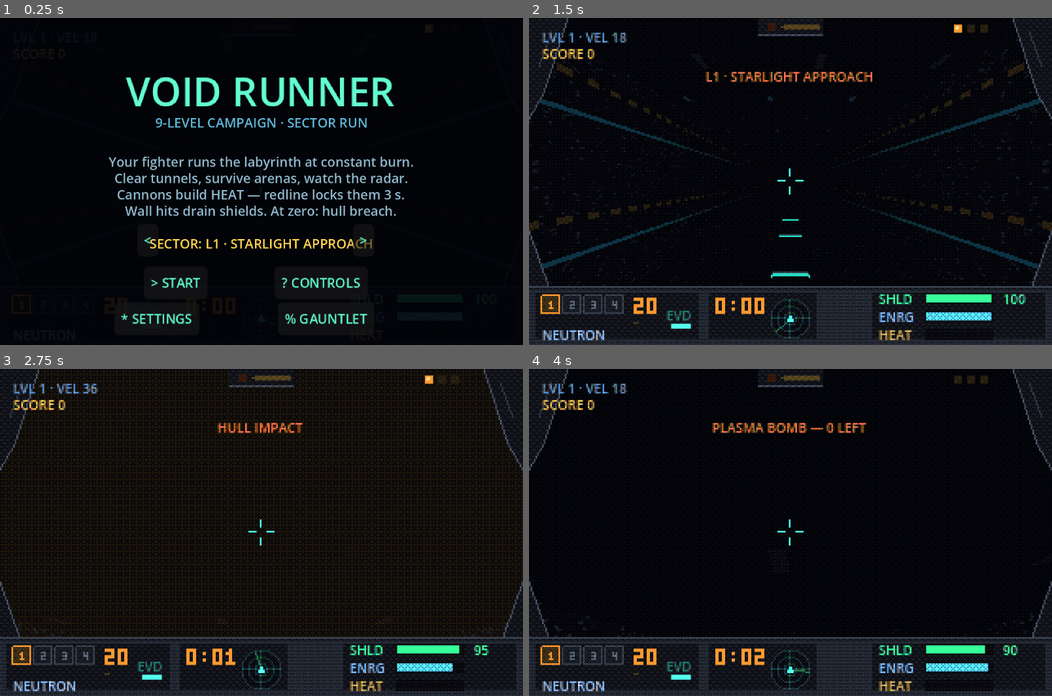
Above: before the commit, frames 1-4 (two rows, left to right).
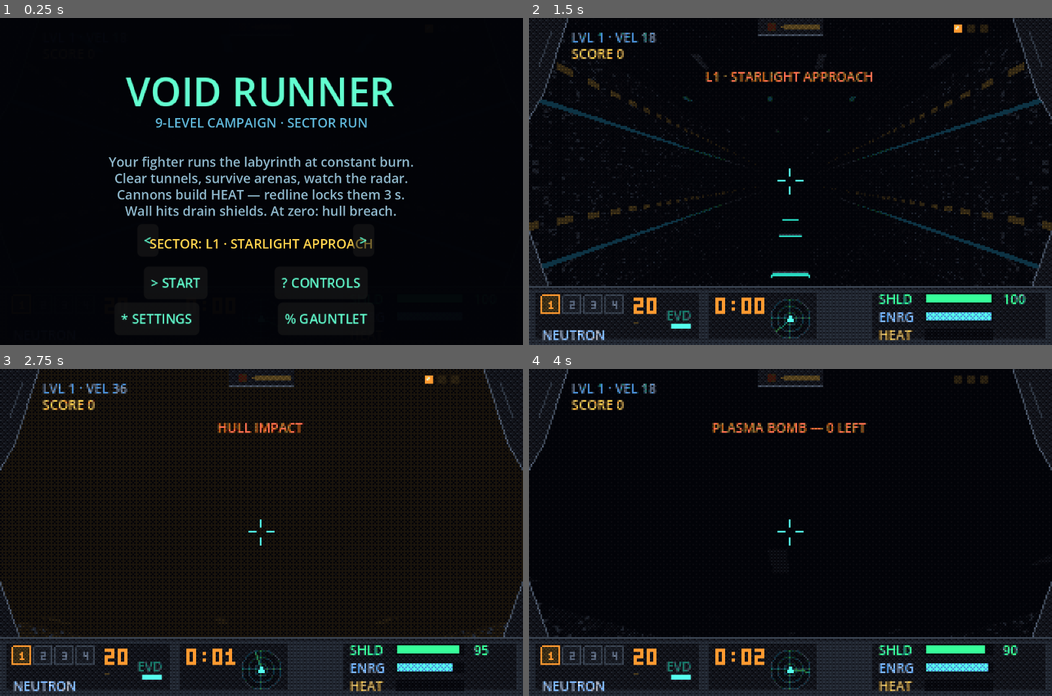
Above: after the commit, the same moments.

Repository: NCSTATEPACK16/VoidRunner
Game: Godot game, scene res://scenes/game.tscn
The game is run twice, just before and just after one commit, with the same random seed, the same clock (stepped at 60 frames per second) and the same inputs.
Inputs (mouse positions are in pixels of both pictures, inside the frame that each line leads up to):
- Up to frame 1 (0.25 s): no input
- Up to frame 2 (1.5 s): click "> START" at 0.5 s; click "> LAUNCH" at 1.25 s
- Up to frame 3 (2.75 s): tap Enter (pause_game) at 2 s; move the mouse to (287, 532) at 2.02 s; hold Up (steer_up) from 2.03 s (still down); hold W (boost) from 2.03 s (still down); click (287, 532) at 2.17 s
- Up to frame 4 (4 s): keep holding Up (steer_up); move the mouse to (764, 532) at 2.77 s; release W (boost) at 2.78 s; tap Space (fire) at 2.85 s; move the mouse to (800, 525) at 3.52 s; hold P (plasma_bomb) from 3.53 s (still down)

The runs differ from the first frame. In frame 2, 0.9% of the frame differs, in the area x 0-100%, y 4-67%; in frame 3, 0.7%; in frame 4, 0.7%.

Commit message:
Polish: level-clear layout, brighter tunnel, score placement, amber terminal mode
- Level-clear screen: reflowed body/RANK/button so the 4-line tally (now with the
  SECRETS line) no longer collides with RANK or NEXT; overlay bumped to near-opaque
  so the HUD stops bleeding through result screens.
- Tunnel light: headlight energy 1.25->1.7 / range 70->95 and ambient 0.75->0.95 so
  the mid-distance corridor reads, without losing the fog-to-black far end.
- HUD score: moved LVL/SCORE/COMBO right of the left canopy strut (was clipped to
  'ORE ...' behind the frame).
- New AMBER TERMINAL settings toggle: an amber-monochrome 'terminal' view mode via
  the existing dither shader (luminance -> dithered amber phosphor ramp); persisted
  in settings.cfg, forces the dither layer visible when on.
- Test infra: perf_probe rail-steer + level-select env flags; capture_verify scene
  for visual regression shots. Web build re-exported to dist/.

Co-Authored-By: Claude Fable 5 <noreply@anthropic.com>

Diff:
--- a/scripts/game.gd
+++ b/scripts/game.gd
@@ -25,6 +25,7 @@
 var overlays: Overlays
 var view: SubViewport
 var dither_layer: CanvasLayer   # Phase H: toggled by the settings menu
+var _dither_mat: ShaderMaterial   # so the amber "terminal" uniform can be flipped
 var env: Environment            # K1: per-level fog/ambient moods retune this
 
 var _fire_cd := 0.0
@@ -134,8 +135,10 @@
 	for l in levels:
 		level_names.append(l.display_name)
 	overlays.set_campaign(level_names)   # Phase J sector select
-	# Phase H: dither layer follows the settings toggle; apply saved settings now
-	GameState.dither_toggled.connect(func(on: bool) -> void: dither_layer.visible = on)
+	# Phase H + V2.0: the dither layer hosts both the palette dither and the amber
+	# terminal mode; either being on keeps the layer visible.
+	GameState.dither_toggled.connect(func(_on: bool) -> void: _refresh_view_fx())
+	GameState.amber_toggled.connect(func(_on: bool) -> void: _refresh_view_fx())
 	GameState.apply_settings()
 	# idle backdrop behind the start screen (v2.2 does the same)
 	_load_level_world(0)
@@ -173,8 +176,8 @@
 	env.background_mode = Environment.BG_COLOR
 	env.background_color = Color.BLACK
 	env.ambient_light_source = Environment.AMBIENT_SOURCE_COLOR
-	env.ambient_light_color = Color("16181e")
-	env.ambient_light_energy = 0.75
+	env.ambient_light_color = Color("1b1e26")
+	env.ambient_light_energy = 0.95   # lifts the base tunnel a touch; fog still eats the far end
 	env.fog_enabled = true
 	env.fog_mode = Environment.FOG_MODE_DEPTH
 	env.fog_light_color = Color.BLACK
@@ -194,6 +197,14 @@
 		fog_end = maxf(fog_end, 110.0)
 	env.fog_depth_end = fog_end
 	env.ambient_light_color = theme.get("amb", Color("16181e"))
+
+
+## Dither layer visibility + amber uniform follow the two view settings. The amber
+## terminal effect lives inside the dither shader, so amber-on forces the layer
+## visible even if plain dither is off.
+func _refresh_view_fx() -> void:
+	dither_layer.visible = GameState.dither_enabled or GameState.amber_mode
+	_dither_mat.set_shader_parameter("amber", 1.0 if GameState.amber_mode else 0.0)
 
 
 ## Phase G2: palette-quantize + Bayer-dither the finished frame (3D + HUD, not the
@@ -217,6 +228,7 @@
 	layer.add_child(rect)
 	view.add_child(layer)
 	dither_layer = layer
+	_dither_mat = mat
 
 
 # ---------- level lifecycle ----------
--- a/scripts/game_state.gd
+++ b/scripts/game_state.gd
@@ -193,11 +193,13 @@
 
 # --- Phase H: player settings, persisted to user://settings.cfg ---
 signal dither_toggled(on: bool)
+signal amber_toggled(on: bool)   # V2.0: amber "terminal" view mode
 
 var master_volume := 0.8
 var mouse_sens_mult := 1.0
 var dither_enabled := true
 var gamepad_enabled := false   # K6: opt-in, never default
+var amber_mode := false        # amber-monochrome terminal look (via the dither shader)
 
 
 ## Push current settings to the engine (audio bus + dither layer via signal) and save.
@@ -205,6 +207,7 @@
 	var db := linear_to_db(master_volume) if master_volume > 0.001 else -80.0
 	AudioServer.set_bus_volume_db(AudioServer.get_bus_index("Master"), db)
 	dither_toggled.emit(dither_enabled)
+	amber_toggled.emit(amber_mode)
 	InputSetup.set_gamepad(gamepad_enabled)
 	_save_settings()
 
@@ -216,6 +219,7 @@
 		mouse_sens_mult = cfg.get_value("settings", "sens", mouse_sens_mult)
 		dither_enabled = cfg.get_value("settings", "dither", dither_enabled)
 		gamepad_enabled = cfg.get_value("settings", "gamepad", gamepad_enabled)
+		amber_mode = cfg.get_value("settings", "amber", amber_mode)
 
 
 func _save_settings() -> void:
@@ -224,6 +228,7 @@
 	cfg.set_value("settings", "sens", mouse_sens_mult)
 	cfg.set_value("settings", "dither", dither_enabled)
 	cfg.set_value("settings", "gamepad", gamepad_enabled)
+	cfg.set_value("settings", "amber", amber_mode)
 	cfg.save("user://settings.cfg")
 
 
--- a/scripts/hud.gd
+++ b/scripts/hud.gd
@@ -89,10 +89,12 @@
 	_boss_name.size = Vector2(W, 10)
 	_boss_name.horizontal_alignment = HORIZONTAL_ALIGNMENT_CENTER
 	_boss_name.visible = false
-	_level_speed = _label(root, Vector2(8, 6), "LVL 1 · VEL 18", Color("5fb6d8"), 8)
-	_score = _label(root, Vector2(8, 16), "SCORE 0", Color("ffd34d"), 8)
+	# x=26 clears the left canopy strut (it reaches ~x=22 up top) so SCORE isn't
+	# clipped to "ORE ..." behind the frame
+	_level_speed = _label(root, Vector2(26, 6), "LVL 1 · VEL 18", Color("5fb6d8"), 8)
+	_score = _label(root, Vector2(26, 16), "SCORE 0", Color("ffd34d"), 8)
 	# Phase J: kill-streak multiplier readout
-	_combo = _label(root, Vector2(8, 26), "", Color("ff9a30"), 8)
+	_combo = _label(root, Vector2(26, 26), "", Color("ff9a30"), 8)
 	_combo.visible = false
 	# ---- bottom console ----
 	_console_draw = Control.new()
--- a/scripts/overlays.gd
+++ b/scripts/overlays.gd
@@ -12,7 +12,7 @@
 signal retry_requested
 signal new_campaign_requested
 
-const BG := Color(0.008, 0.012, 0.03, 0.92)
+const BG := Color(0.008, 0.012, 0.03, 0.975)   # near-opaque so the HUD (score, canopy) doesn't bleed through result screens
 const TITLE_COL := Color("62ffd0")
 const TEXT_COL := Color("8fb8cc")
 const KEY_COL := Color("ffd34d")
@@ -254,14 +254,16 @@
 	var p := _panel("level_clear")
 	var t := _title(p, "LEVEL CLEAR", 16, TITLE_COL)
 	t.name = "Title"
-	var b := _line(p, 70, "", 8, TEXT_COL)
+	# the body grew to 4 lines (KILLS / SECRETS / BONUS+SCORE / NEXT); RANK sits
+	# clearly below it and the button below RANK, so nothing overlaps
+	var b := _line(p, 58, "", 8, TEXT_COL)
 	b.name = "Body"
 	b.horizontal_alignment = HORIZONTAL_ALIGNMENT_CENTER
 	b.position.x = 0
-	b.size = Vector2(320, 40) * 2  # _line labels are 2x-size, 0.5-scale (see _line)
-	var r := _line(p, 108, "", 14, KEY_COL)
+	b.size = Vector2(320, 44) * 2  # _line labels are 2x-size, 0.5-scale (see _line)
+	var r := _line(p, 120, "", 14, KEY_COL)
 	r.name = "Rank"
-	_button(p, Vector2(120, 142), "> NEXT LEVEL", func() -> void: next_level_requested.emit())
+	_button(p, Vector2(120, 156), "> NEXT LEVEL", func() -> void: next_level_requested.emit())
 
 
 func _build_victory() -> void:
@@ -289,13 +291,20 @@
 		_refresh_settings())
 	_settings_labels["dither"] = dbtn
 	# K6: gamepad stays opt-in — flying with a pad is a choice, never a surprise
-	_at(p, Vector2(60, 144), "GAMEPAD", 8, TEXT_COL)
-	var gbtn := _button(p, Vector2(214, 142), "OFF", func() -> void:
+	_at(p, Vector2(60, 140), "GAMEPAD", 8, TEXT_COL)
+	var gbtn := _button(p, Vector2(214, 138), "OFF", func() -> void:
 		GameState.gamepad_enabled = not GameState.gamepad_enabled
 		GameState.apply_settings()
 		_refresh_settings())
 	_settings_labels["gamepad"] = gbtn
-	_button(p, Vector2(130, 168), "< BACK", func() -> void: show_only(_settings_return))
+	# V2.0: amber "terminal" look — a black-and-amber monochrome view mode
+	_at(p, Vector2(60, 158), "AMBER TERMINAL", 8, TEXT_COL)
+	var abtn := _button(p, Vector2(214, 156), "OFF", func() -> void:
+		GameState.amber_mode = not GameState.amber_mode
+		GameState.apply_settings()
+		_refresh_settings())
+	_settings_labels["amber"] = abtn
+	_button(p, Vector2(130, 178), "< BACK", func() -> void: show_only(_settings_return))
 	_refresh_settings()
 
 
@@ -325,6 +334,8 @@
 		(_settings_labels["dither"] as Button).text = "ON" if GameState.dither_enabled else "OFF"
 	if _settings_labels.has("gamepad"):
 		(_settings_labels["gamepad"] as Button).text = "ON" if GameState.gamepad_enabled else "OFF"
+	if _settings_labels.has("amber"):
+		(_settings_labels["amber"] as Button).text = "ON" if GameState.amber_mode else "OFF"
 
 
 # ---------- widget helpers ----------
--- a/scripts/player.gd
+++ b/scripts/player.gd
@@ -66,9 +66,9 @@
 	add_child(camera)
 	camera.make_current()
 	_headlight = OmniLight3D.new()
-	_headlight.light_color = Color("7fa8ff")
-	_headlight.light_energy = 1.25
-	_headlight.omni_range = 70.0
+	_headlight.light_color = Color("8fb4ff")
+	_headlight.light_energy = 1.7        # a little more reach so the mid tunnel reads
+	_headlight.omni_range = 95.0
 	_headlight.position = Vector3(0, 0, -6)
 	add_child(_headlight)
 	muzzle_light = OmniLight3D.new()
--- a/shaders/palette_dither.gdshader
+++ b/shaders/palette_dither.gdshader
@@ -8,6 +8,10 @@
 uniform float spread = 0.10;
 uniform int palette_size = 40;
 uniform vec3 palette[64];
+// Amber "terminal" mode: collapse the frame to a dithered amber-phosphor ramp,
+// the classic black-and-amber financial/monochrome terminal look. 0 = off.
+uniform float amber = 0.0;
+uniform vec3 amber_tint = vec3(1.0, 0.60, 0.11);
 
 const int bayer[16] = int[16](0, 8, 2, 10, 12, 4, 14, 6, 3, 11, 1, 9, 15, 7, 13, 5);
 
@@ -15,16 +19,26 @@
 	vec3 col = texture(screen_tex, SCREEN_UV).rgb;
 	ivec2 px = ivec2(FRAGCOORD.xy);
 	float b = float(bayer[(px.y % 4) * 4 + (px.x % 4)]) / 16.0 - 0.5;
-	col += b * spread;
-	float best = 1e9;
-	vec3 best_col = palette[0];
-	for (int i = 0; i < palette_size; i++) {
-		vec3 d = col - palette[i];
-		float dist = dot(d, d);
-		if (dist < best) {
-			best = dist;
-			best_col = palette[i];
+	if (amber > 0.5) {
+		// luminance -> dithered, stepped amber ramp (few levels = phosphor terminal)
+		float l = dot(col, vec3(0.299, 0.587, 0.114));
+		l = clamp(l + b * spread, 0.0, 1.0);
+		float steps = 6.0;
+		l = floor(l * steps) / (steps - 1.0);
+		vec3 hot = mix(amber_tint, vec3(1.0, 0.92, 0.72), max(l - 0.85, 0.0) / 0.15);
+		COLOR = vec4(hot * l, 1.0);
+	} else {
+		col += b * spread;
+		float best = 1e9;
+		vec3 best_col = palette[0];
+		for (int i = 0; i < palette_size; i++) {
+			vec3 d = col - palette[i];
+			float dist = dot(d, d);
+			if (dist < best) {
+				best = dist;
+				best_col = palette[i];
+			}
 		}
+		COLOR = vec4(best_col, 1.0);
 	}
-	COLOR = vec4(best_col, 1.0);
 }
--- /dev/null
+++ b/tests/capture_verify.gd
@@ -0,0 +1,85 @@
+extends Node
+## Visual verification for the polish batch (NOT --headless). Captures:
+##   verify_light.png  — L1 corridor: brighter tunnel + score clearing the strut
+##   verify_amber.png  — same frame with AMBER TERMINAL mode on
+##   verify_clear.png  — the level-clear screen with a full 4-line body + RANK
+## Restores records/settings on exit.
+
+
+func _ready() -> void:
+	_run()
+
+
+func _dir() -> String:
+	var d := OS.get_environment("VR_SHOT_DIR")
+	if d == "":
+		d = ProjectSettings.globalize_path("user://shots")
+	DirAccess.make_dir_recursive_absolute(d)
+	return d
+
+
+func _fly(game: Node3D, frames: int) -> void:
+	for f in frames:
+		GameState.shields = 100.0
+		var pd: Vector3 = game.path.rings[mini(game.player.ring_idx + 2,
+			game.path.rings.size() - 1)].d
+		game.player.yaw = atan2(-pd.x, -pd.z)
+		game.player.pitch = clampf(asin(pd.y), -0.6, 0.6)
+		await get_tree().process_frame
+
+
+func _run() -> void:
+	var saved := {}
+	for f in ["user://records.cfg", "user://settings.cfg"]:
+		saved[f] = FileAccess.get_file_as_bytes(f) if FileAccess.file_exists(f) else null
+	var dir := _dir()
+	get_window().size = Vector2i(960, 600)   # so native-res overlays render legibly
+
+	var game: Node3D = load("res://scenes/game.tscn").instantiate()
+	add_child(game)
+	await get_tree().process_frame
+	await get_tree().process_frame
+	GameState.unlocked_level = 0
+	game.overlays._sector = 0
+	GameState.level_index = 0
+	GameState.score = 0
+	game._show_briefing()
+	for i in 30:
+		await get_tree().process_frame
+	game._on_launch()
+	await _fly(game, 60 * 5)
+
+	# 1) brighter tunnel + score placement (game view = the SubViewport)
+	await RenderingServer.frame_post_draw
+	(game.view as SubViewport).get_texture().get_image().save_png(dir + "/verify_light.png")
+	print("[cap] verify_light.png")
+
+	# 2) amber terminal mode on
+	GameState.amber_mode = true
+	GameState.apply_settings()
+	await _fly(game, 20)
+	await RenderingServer.frame_post_draw
+	(game.view as SubViewport).get_texture().get_image().save_png(dir + "/verify_amber.png")
+	print("[cap] verify_amber.png")
+	GameState.amber_mode = false
+	GameState.apply_settings()
+
+	# 3) level-clear screen with the full 4-line body (overlay = native window res)
+	game.overlays.set_level_clear("L1 · STARLIGHT APPROACH", 500, 2125,
+		"L2 · SUPPLY ARTERY", 9, 7, 95.0, "B", false, 1, 1)
+	game.overlays.show_only("level_clear")
+	await get_tree().process_frame
+	await get_tree().process_frame
+	await RenderingServer.frame_post_draw
+	get_viewport().get_texture().get_image().save_png(dir + "/verify_clear.png")
+	print("[cap] verify_clear.png")
+
+	print("CAPTURE VERIFY COMPLETE")
+	for f in saved:
+		if saved[f] == null:
+			DirAccess.remove_absolute(ProjectSettings.globalize_path(f))
+		else:
+			var fh := FileAccess.open(f, FileAccess.WRITE)
+			fh.store_buffer(saved[f])
+			fh.close()
+	get_tree().quit()
--- /dev/null
+++ b/tests/capture_verify.tscn
@@ -0,0 +1,6 @@
+[gd_scene load_steps=2 format=3]
+
+[ext_resource type="Script" path="res://tests/capture_verify.gd" id="1"]
+
+[node name="CaptureVerify" type="Node"]
+script = ExtResource("1")
--- a/tests/perf_probe.gd
+++ b/tests/perf_probe.gd
@@ -28,8 +28,10 @@
 	print("[perf] boot+instantiate: %.1f ms" % ((Time.get_ticks_usec() - t_boot) / 1000.0))
 	await get_tree().process_frame
 
-	# pin to level 1 regardless of what sector the records file would select
-	GameState.level_index = 0
+	# pin the level (default L1); VR_PERF_LEVEL lets us probe a boss level etc.
+	GameState.unlocked_level = 8   # so a boss-level index isn't clamped away
+	game.overlays._sector = 0
+	GameState.level_index = int(OS.get_environment("VR_PERF_LEVEL"))  # "" -> 0
 	GameState.score = 0
 	var t_brief := Time.get_ticks_usec()
 	game._show_briefing()   # builds the level world + shader warm-up rig
@@ -55,6 +57,17 @@
 	var t_prev := Time.get_ticks_usec()
 	for f in 60 * 240:
 		GameState.shields = 100.0   # immortal: must traverse the whole level
+		if OS.get_environment("VR_PERF_RAIL") == "1":
+			# rail-steer down the tunnel so the probe actually reaches the arenas,
+			# turrets, and secrets deeper in (straight flight stalls at the first bend),
+			# and force-survive so combat can't cut the traversal short
+			GameState.is_dead = false
+			var pd: Vector3 = game.path.rings[mini(game.player.ring_idx + 2,
+				game.path.rings.size() - 1)].d
+			game.player.yaw = atan2(-pd.x, -pd.z)
+			game.player.pitch = clampf(asin(pd.y), -0.6, 0.6)
+			if f % 30 == 0:   # clear locked-arena guards so bulkheads open and we pass
+				game.enemy_mgr.splash_damage(game.player.position, 60.0, 999)
 		var ring_before: int = game.player.ring_idx
 		var built_before: int = game.world._built_up_to
 		var enemies_before: int = game.enemy_mgr.enemies.size()
Not shown, added: tests/capture_verify.gd.uid
